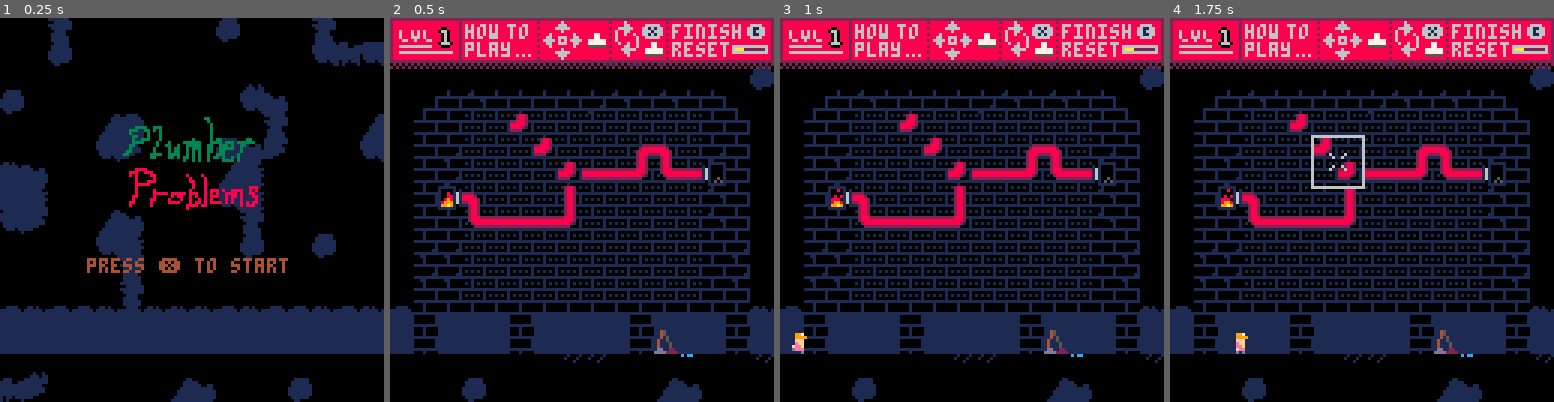
Above: before the commit, frames 1-4 (left to right).
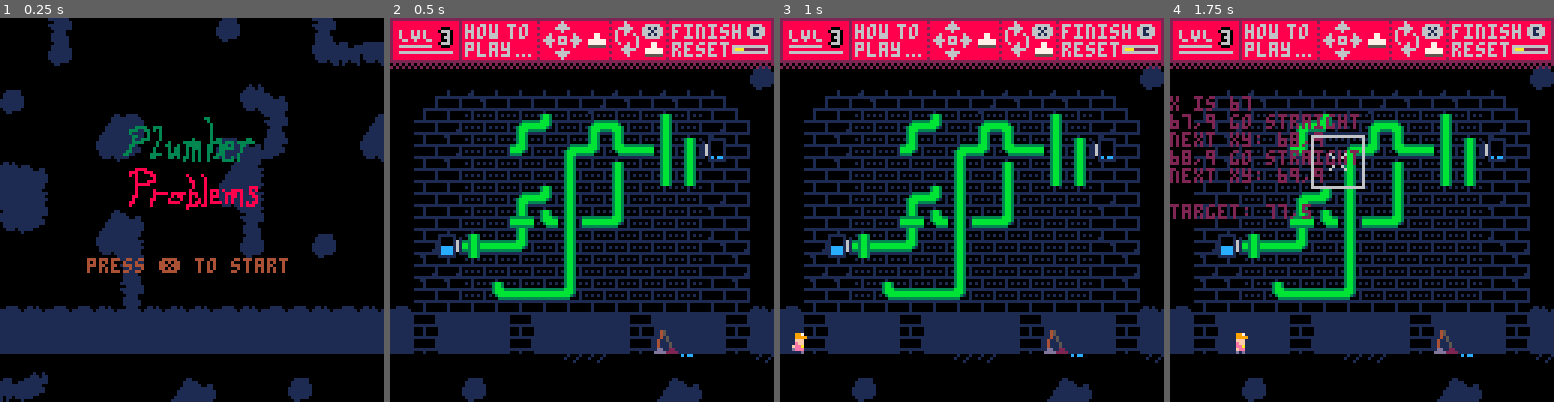
Above: after the commit, the same moments.

Repository: mphelp/picoresearch
Game: PICO-8 cartridge carts/game1.p8
Two runs of this game, one before a commit and one after it. Both use one fixed random seed, a clock stepped at 60 frames per second and the inputs below.
Inputs:
- Up to frame 1 (0.25 s): no input
- Up to frame 2 (0.5 s): tap X (X key) at 0.33 s
- Up to frame 3 (1 s): tap O (Z key) at 0.7 s
- Up to frame 4 (1.75 s): tap X (X key) at 1.07 s; hold Right from 1.6 s (still down); tap O (Z key) at 1.7 s

Frame 1 is identical in both runs. In frame 2, 9.4% of the frame differs, in the area x 12-88%, y 2-74%; in frame 3, 9.4%; in frame 4, 12%, in the area x 0-88%, y 2-74%.

Commit message:
debugging green sol

Diff:
--- a/carts/game1.p8
+++ b/carts/game1.p8
@@ -180,6 +180,7 @@
             --draw_border()
             draw_header()
             if (gstate != "move") then
+                cursor(0,20)
                 print(debug_string)
                 print(target_string)
                 print(soln_string)
@@ -376,7 +377,7 @@
 	bgcolor = 0,
     title_bgcolor = 0,
     DEBUG = false,
-    DEBUG_SOLN = false,
+    DEBUG_SOLN = true,
     SHOW_SOLN = true,
     DEBUG_INTRO = false,
     SKIPTOLEVEL1 = true,
@@ -570,7 +571,7 @@
         pl_update_walk(1)
         if (intro_timer == worm.speech_intervals[#worm.speech_intervals]) then
             gstate = "move"
-            glevel = 1
+            glevel = 3
             play_bridge() -- for now
         end
     end
@@ -585,6 +586,16 @@
     if (gst[glevel].g.s != nil) then -- green source heater
         local i = flr(heater_cooler.c.i)
         mset(gst[glevel].g.s.x,gst[glevel].g.s.y,gsprites.source_cooler[i])
+    end
+    if (gstate == "move_anim" or gstate == "jump_anim") then
+        if (gst[glevel].r.t != nil) then -- red target heater
+            local i = flr(heater_cooler.h.i)
+            mset(gst[glevel].r.t.x,gst[glevel].r.t.y,gsprites.target_heater[i])
+        end
+        if (gst[glevel].g.t != nil) then -- green target heater
+            local i = flr(heater_cooler.c.i)
+            mset(gst[glevel].g.t.x,gst[glevel].g.t.y,gsprites.target_cooler[i])
+        end
     end
 end
 move_check = function()
@@ -822,6 +833,7 @@
         return true
     end
     local x, y = gst[glevel].g.s.x+1, gst[glevel].g.s.y
+    debug_string = debug_string .. "\nx is "..x.."\n"
     -- red: 1 right side, 2 bottom side, 4 left side, 8 top side
     -- green: 16, 32, 64, 128 (unfinished)
     sol_dir = 2 -- left side
@@ -842,14 +854,14 @@
             -- straight pipe is default
             if (dir[(sol_dir+2)%4] == 1) then
                 -- continue same direction
-                if (config.DEBUG_SOLN) debug_string = x..","..y.." go straight\n"
+                if (config.DEBUG_SOLN) debug_string = debug_string ..x..","..y.." go straight\n"
             elseif (dir[(sol_dir+1)%4] == 1) then
                 -- turn left
-                if (config.DEBUG_SOLN) debug_string = x..","..y.." turn left\n"
+                if (config.DEBUG_SOLN) debug_string = debug_string ..x..","..y.." turn left\n"
                 sol_dir = (sol_dir-1)%4
             elseif (dir[(sol_dir-1)%4] == 1) then
                 -- turn right
-                if (config.DEBUG_SOLN) debug_string = x..","..y.." turn right\n"
+                if (config.DEBUG_SOLN) debug_string = debug_string ..x..","..y.." turn right\n"
                 sol_dir = (sol_dir+1)%4
             end
             -- move x and y
@@ -867,7 +879,8 @@
     return -1*((((sol_dir+1)%4)%(4-sol_dir))-1)
 end
 target_reached = function(x,y,isRed)
-    if (config.DEBUG_SOLN) target_string = "target: "..gst[glevel].t.x ..",".. gst[glevel].t.y
+    -- FOR DEBUG: need to print both paths
+    if (config.DEBUG_SOLN) target_string = "target: "..gst[glevel].g.t.x ..",".. gst[glevel].g.t.y
     if (isRed) then
         return (x==gst[glevel].r.t.x) and (y==gst[glevel].r.t.y)
     else
@@ -1124,22 +1137,22 @@
 00002222002888222288820022220000222222222228822222222222002882001889916116199881000330000000333300333300303030030033300003000000
 0000000000288200002882000000000000288200002882000000000000288200199a91011019a991000000000000330000330303303030030330300303000000
 00000000002882000028820000000000002882000028820000000000002882001111110000111111000000000000000000000003003030030000333303000000
-00133100000000000000000000133100001331000013310000000000001331001111110000111111000000000000000000000000000000000000000000000000
-00133100000000000000000000133100001331000013310000000000001331001000010110100001000000000000000000000000000000000000000000000000
-00133311000011111111000011333100111111111113311111111111001331001008016116108001000000088880000000000000000000000000000000000000
-00133333000133333333100033333100333333333313313333333333001331001008816116188001000008880088800000000000000000000000000000000000
-00013333001333333333310033331000333333333313313333333333001331001089816116189801000008080000880000000000800008000000000000000000
-00001111001333111133310011110000111111111113311111111111001331001899916116199981000000080000080000000000080000800000000000000000
-0000000000133100001331000000000000133100001331000000000000133100199a91011019a991000000080008880000000000088000800000000000000000
-00000000001331000013310000000000001331000013310000000000001331001111110000111111000000088888000000000000008000800000000000000000
-00288200002882000013310000133100001331000028820022222222222222220011111100111111000000080000000000000000008000800000000000000888
-00288200002882000013310000133100001331000028820029999992229999221010000110100001000000080000080000000000080000808880800888800808
-11288822228882112222331111332222222222221128821122292222229229221610000116100001000000080000088888088888088800808080088880800880
-33288888888882338888233333328888888888883328823322292222229222221610000116100001000000880000080000080880080800808880080880800088
-33328888888823338888823333288888888888883328823322292222229999221610000116100001000000800000880000800080080080808000080800800008
-11332222222233112288821111288822222222221128821122292222222229221610000116100501000008800000800000888800080880808888080800808088
-0013310000133100002882000028820000133100002882002229222222922922101c0cc110105051000008000000800000000000888808800000000000808880
-00133100001331000028820000288200001331000028820022222222229992220011111100111111000000000000000000000000800000000000000000000000
+003bb3000000000000000000003bb300003bb300003bb30000000000003bb3001111110000111111000000000000000000000000000000000000000000000000
+003bb3000000000000000000003bb300003bb300003bb30000000000003bb3001000010110100001000000000000000000000000000000000000000000000000
+003bbb33000033333333000033bbb30033333333333bb33333333333003bb3001008016116108001000000088880000000000000000000000000000000000000
+003bbbbb0003bbbbbbbb3000bbbbb300bbbbbbbbbb3bb3bbbbbbbbbb003bb3001008816116188001000008880088800000000000000000000000000000000000
+0003bbbb003bbbbbbbbbb300bbbb3000bbbbbbbbbb3bb3bbbbbbbbbb003bb3001089816116189801000008080000880000000000800008000000000000000000
+00003333003bbb3333bbb3003333000033333333333bb33333333333003bb3001899916116199981000000080000080000000000080000800000000000000000
+00000000003bb300003bb30000000000003bb300003bb30000000000003bb300199a91011019a991000000080008880000000000088000800000000000000000
+00000000003bb300003bb30000000000003bb300003bb30000000000003bb3001111110000111111000000088888000000000000008000800000000000000000
+0028820000288200003bb300003bb300003bb3000028820022222222222222220011111100111111000000080000000000000000008000800000000000000888
+0028820000288200003bb300003bb300003bb3000028820029999992229999221010000110100001000000080000080000000000080000808880800888800808
+33288822228882332222bb3333bb2222222222223328823322292222229229221610000116100001000000080000088888088888088800808080088880800880
+bb288888888882bb88882bbbbbb2888888888888bb2882bb22292222229222221610000116100001000000880000080000080880080800808880080880800088
+bbb2888888882bbb888882bbbb28888888888888bb2882bb22292222229999221610000116100001000000800000880000800080080080808000080800800008
+33bb22222222bb332288823333288822222222223328823322292222222229221610000116100501000008800000800000888800080880808888080800808088
+003bb300003bb3000028820000288200003bb300002882002229222222922922101c0cc110105051000008000000800000000000888808800000000000808880
+003bb300003bb3000028820000288200003bb3000028820022222222229992220011111100111111000000000000000000000000800000000000000000000000
 00000000000000011100010000000000000000000000000000000000000000000000000000000000000000000000000000000000666666666666666666666666
 00000000000011166711171000000000000000000000000000000000000000000000000000000000000000000000000000000000699999666966666669999666
 00000000000166666616161000000000000000000000000000000000000000000000000000000000000000000000000000000000666966666966666669666666
@@ -1237,13 +1250,13 @@
 22222222111100000011101111100000222222220000000077777776222222221dd1122111111111111111110000000000000000000000000000000000000000
 2222222200010000000000010000000022222222000000007777777622222222dddd222211111111111111110000000000000000000000000000000000000000
 __gff__
-000000000000000000000000000000000903060c0f0f050a0000000000000000903060c0f0f050a00000000000000000693c96c3a55a0000000000000000000000000000000000000000000000000000000000000000000000000000000000000000000000000000000000000001000000000000000000000000000000010101
+000000000000000000000000000000000903060c0f0f050a000000000000000090909090f0f050500000000000000000693c96c3a55a0000000000000000000000000000000000000000000000000000000000000000000000000000000000000000000000000000000000000001000000000000000000000000000000010101
 0000000000000000000000000000000000000000000000000000000000000000000000000000000000000000000000000000000000000000000000000000000000000000000000000000000000000000000000000000000000000000000000000000000000000000000000000000000000000000000000000000000000000000
 __map__
 0000d3000000000000d1000000d300000000000000f2d500000000000000000000000000e2d50000d3000000000000000000000000000000000000000000000000000000000000000000000000000000000000000000000000000000000000000000000000000000000000000000000048484848484848484848484848484848
 0000d100000000000000000000f2d2f2000000000000d300000000000000000000000000f2f30000f2d2d2d1000000000000000000000000000000000000000000000000000000000000000000000000000000000000000000000000000000000000000000000000000000000000000048000000000000000000000000000048
-00000000000000000000c50000000000000000000000d1000000000000d10000000000000000000000000000000000d1000000000000000000000000000000d1000000000000000000000000000000d1000000000000000000000000000000d10000000000000000000000000000000048000000000000000000000000000048
-d1000000000000000000f2e3000000000000000000000000000000000000000000e1c0e8c0c0c0c0d8e8c0e8c0c0f10000e1c0e8c0c0c0c0d8e8c0e8c0c0f10000e1c0e8c0c0c0c0d8e8c0e8c0c0f10000e1c0e8c0c0c0c0d8e8c0e8c0c0f10000e1c0e8c0c0c0c0d8e8c0e8c0c0000048000000000000000000000000000048
+00000000000000000000c50000000000000000000000d1000000000000d10000000000000000000000000000000000d10000000000000000000000000000f2d2000000000000000000000000000000d1000000000000000000000000000000d10000000000000000000000000000000048000000000000000000000000000048
+d1000000000000000000f2e3000000000000000000000000000000000000000000e1c0e8c0c0c0c0d8e8c0e8c0c0f100d1e1c0e8c0c0c0c0d8e8c0e8c0c0f10000e1c0e8c0c0c0c0d8e8c0e8c0c0f10000e1c0e8c0c0c0c0d8e8c0e8c0c0f10000e1c0e8c0c0c0c0d8e8c0e8c0c0000048000000000000000000000000000048
 00000000e2c30000000000d3000000e2c4e300000000000000000000000000e200c0c000001300000000000000c0c00000c0e800000000111616161200e8c00000c0d800002123002122002700d8c00000c00322000011161616161612c0c00000c0000000000000000000000000000048000000000000000000000000000048
 00000000f2f3000000d1e3f3000000f2e0f300000000000000000000000000f200c0d800000013000000111200d8c00000c0c00000000000000000101639c00000c0d80000230021232026272738c00000c0d82700001700000000001139c00000c0000000000000000000000000000048000000000000000000000000000048
 c4e300000000000000e2d50000000000f30000000000000000d100000000000000c0d80000000013161613101639c00000c0c000001100111616161300c0c00000c0c000000000270027002727c0c00000c0d820220034000000000017c0c00000c0000000000000000000000000000048000000000000000000000000000048
@@ -1253,9 +1266,9 @@
 0000000000d3000000000000000000000000d1000000000000000000e2e3000000d8d800000000000000000000c0d80000d8e800000000000000111300e8d80000d8d800000000270000000000c0d80000d82816161613171616161300e8d80000d8000000000000000000000000000048000000000000000000000000000048
 0000000000d300000000000000000000000000000000000000000000d4d5000000c0c000000000000000000000c0c00000c0c000001016161616130000e8c00000c0c000202626230000000000c0c00000c0c000000000170000000000e8c00000c0000000000000000000000000000048000000000000000000000000000048
 c3c4c3c3c4c3c4c4c4c3c4c3c3c4c3c4c3c4c3c3c4c3c4c4c4c3c4c3e0e0c3c4c3c0c2c2c2c0c2c2c2c2c0c2c2c2c0c4c3c0c2c2c2c0c2c2c2c2c0c2c2c2c0c4c3c0c2c2c2c0c2c2c2c2c0c2c2c2c0c4c3c0c2c2c2c0c2c2c2c2c0c2c2c2c0c40000000000000000000000000000000048000000000000000000000000000048
-e0e0e0e0e0e0e0e0e0e0e0e0e0e0e0e0e0e0e0e0e0e0e0e0e0e0e0e0e0e0e0e0e0c0e0e0e0c0e0e0e0e0c0f8e0e0c0e0e0c0e0e0e0c0e0e0e0e0c0f8e0e0c0e0e0c0e0e0e0c0e0e0e0e0c0f8e0e0c0e0e0c0e0e0e0c0e0e0e0e0c0f8e0e0c0e00000000000000000000000000000000048000000000000000000000000000048
-00c500000000000000000000000000000000000000000000000000000000000000000000000000f5f5000000e70000f500000000000000f5f5000000e70000f500000000000000f5f5000000e70000f500000000000000f5f5000000e70000f50000000000000000000000000000000048000000000000000000000000000048
-d2f30000000000e2e3000000d1000000e2c4e300000000000000000000d10000000000d100000000000000e2e3000000000000d100000000000000e2e3000000000000d100000000000000e2e3000000000000d100000000000000e2e30000000000000000000000000000000000000048484848484848484848484848484848
+e0e0e0e0e0e0e0e0e0e0e0e0e0e0e0e0e0e0e0e0e0e0e0e0e0e0e0e0e0e0e0e0e0c0e0e0e0c0e0e0e0e0c0e0e0e0c0e0e0c0e0e0e0c0e0e0e0e0c0f8e0e0c0e0e0c0e0e0e0c0e0e0e0e0c0f8e0e0c0e0e0c0e0e0e0c0e0e0e0e0c0f8e0e0c0e00000000000000000000000000000000048000000000000000000000000000048
+00c500000000000000000000000000000000000000000000000000000000000000000000000000f5f5000000000000000000c5c5f500f50000000000e700000000000000000000f5f5000000e70000f500000000000000f5f5000000e70000f50000000000000000000000000000000048000000000000000000000000000048
+d2f30000000000e2e3000000d1000000e2c4e300000000000000000000d10000000000d100000000000000e2e30000000000f2d500000000d100000000000000000000d100000000000000e2e3000000000000d100000000000000e2e30000000000000000000000000000000000000048484848484848484848484848484848
 cacacacacacacacacacacaca00000000c0c0c0c0c0c0c0c0c0c0c0d0d0d00000f7f7f7f7f7f7f7f7f7f7f7f7f7f7f7f700000000000000000000000000000000f7f7f7f7f7f7f7f7f7f7f7f7f7f7f7f700000000000000000000000000000000f7f7f7f7f7f7f7f7f7f7f7f7f7f7f7f700000000000000000000000000000000
 cacacacacacacacacacacaca00000000c0c0c0e1d1c1c1d1c1c0c0d0d0d0000000000000000000000000000000000000f7f7f7f7f7f7f7f7f7f7f7f7f7f7f7f700000000000000000000000000000000f7f7f7f7f7f7f7f7f7f7f7f7f7f7f7f700000000000000000000000000000000f7f7f7f7f7f7f7f7f7f7f7f7f7f7f7f7
 cacacacacacacacacacacaca00000000c0c0c0c1c1e1c2c3e1c0c0d0d0d00000000000000000000000000000000000000000000000000000000000000000000000000000000000000000000000000000000000000000000000000000000000000000000000000000000000000000000000000000000000000000000000000000
